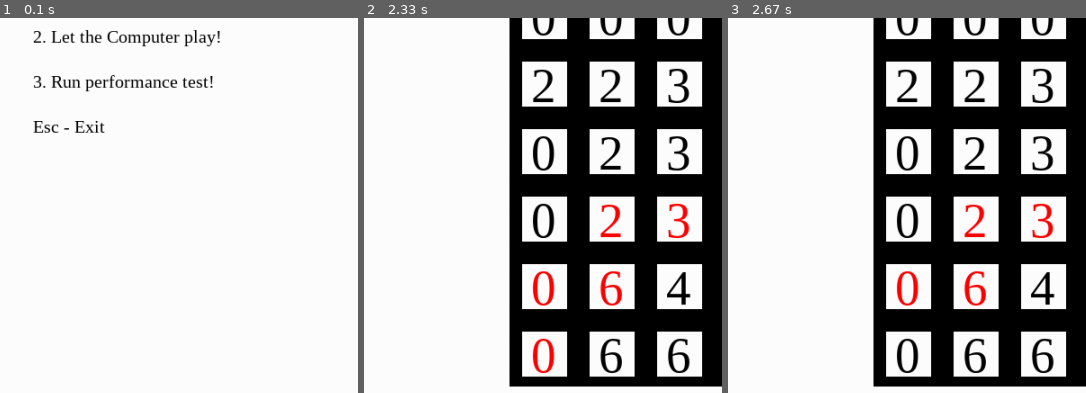
Above: before the commit, frames 1-3 (left to right).
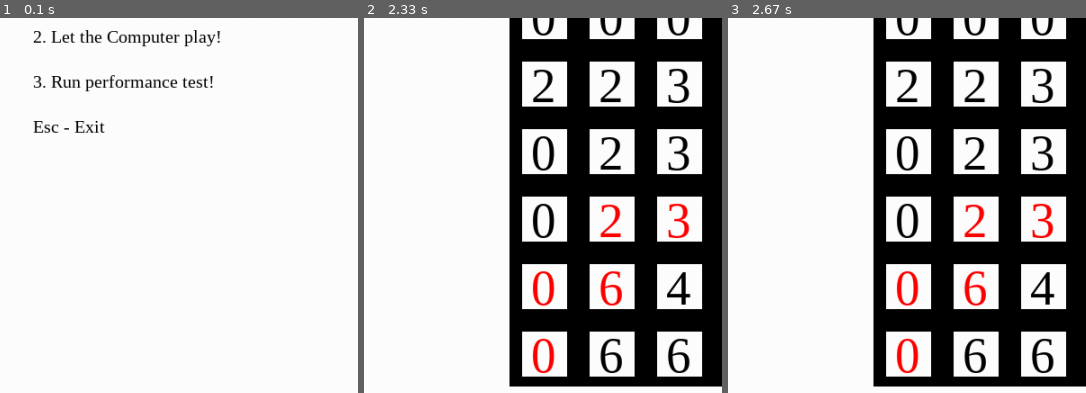
Above: after the commit, the same moments.

Repository: 1Krypt0/FEUP-IA-PROJ1
Game: pygame game, started from src/main.py
The game is run twice, just before and just after one commit, with the same random seed, the same clock (stepped at 60 frames per second) and the same inputs.
Inputs:
- Up to frame 1 (0.1 s): type "1 (at the terminal prompt)" at 0 s
- Up to frame 2 (2.33 s): tap 3 at 0.33 s
- Up to frame 3 (2.67 s): no input
The pictures show only the part of the screen within x 3-52%, y 50-100%; the shares and areas given below are measured in that part.

Frames 1-2 are identical in both runs. In frame 3, 0.3% of the frame differs, in the area x 47-54%, y 85-95%.

Commit message:
chore: better printing

Diff:
--- a/src/pygame_draw.py
+++ b/src/pygame_draw.py
@@ -63,7 +63,7 @@
     ]
     if algo == "Player":
         description = []
-    draw_board(window, board, title, description)
+    draw_board(window, board, title, description, final=True)
     time.sleep(2)
 
 def draw_player(window, board: Board) -> None:
@@ -79,7 +79,7 @@
 
     draw_board(window, board, title, description)
 
-def draw_board(window, board: Board, title, description) -> None:
+def draw_board(window, board: Board, title, description, final=False) -> None:
     window.fill(BG_COLOR)
 
     desc_title_size = 30
@@ -118,6 +118,8 @@
             pygame.draw.rect(window, WHITE, pygame.Rect(x, y, CELL_SIZE, CELL_SIZE),0)
             # get number color
             number_color = RED if (board.visited[row][col]) else BLACK
+            if final and row == board_size-1 and col == 0:
+                number_color = RED
             # get number and numberpos
             number = number_font.render(str(board.board[row][col]), True, number_color)
             font_pos_x, font_pos_y = (x+GAME_FONT_SIZE/3, y-GAME_FONT_SIZE/6)
@@ -130,4 +132,5 @@
 
             x += SQUARE_SIZE
         y += SQUARE_SIZE
+
     pygame.display.update()
